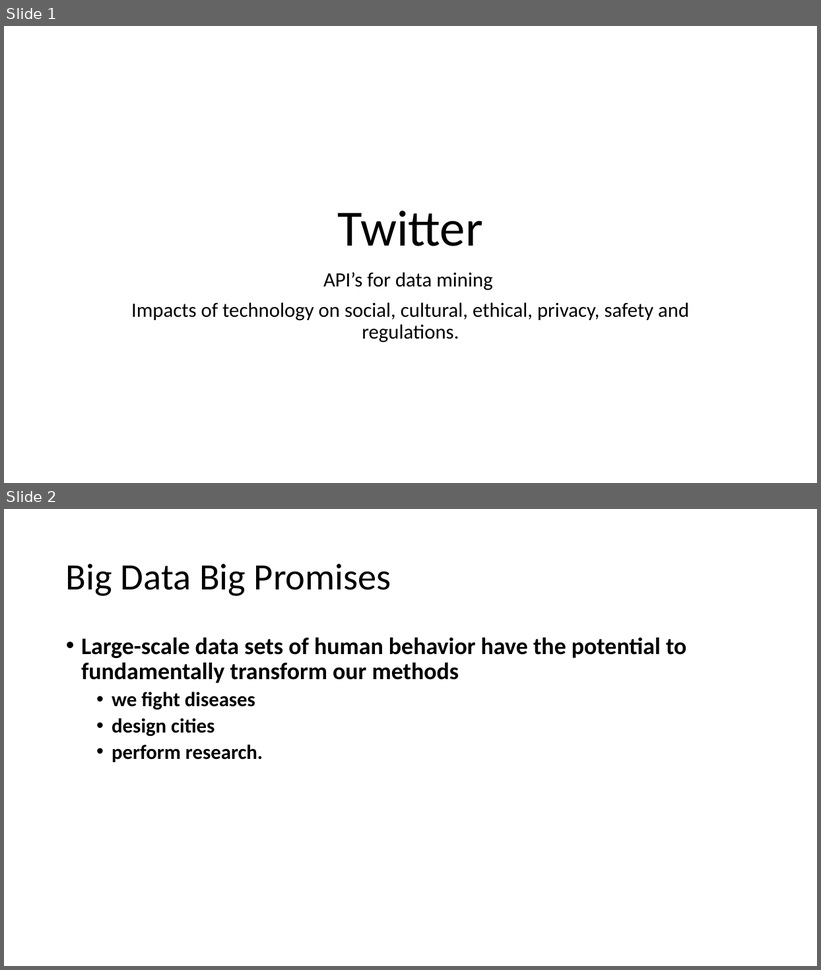
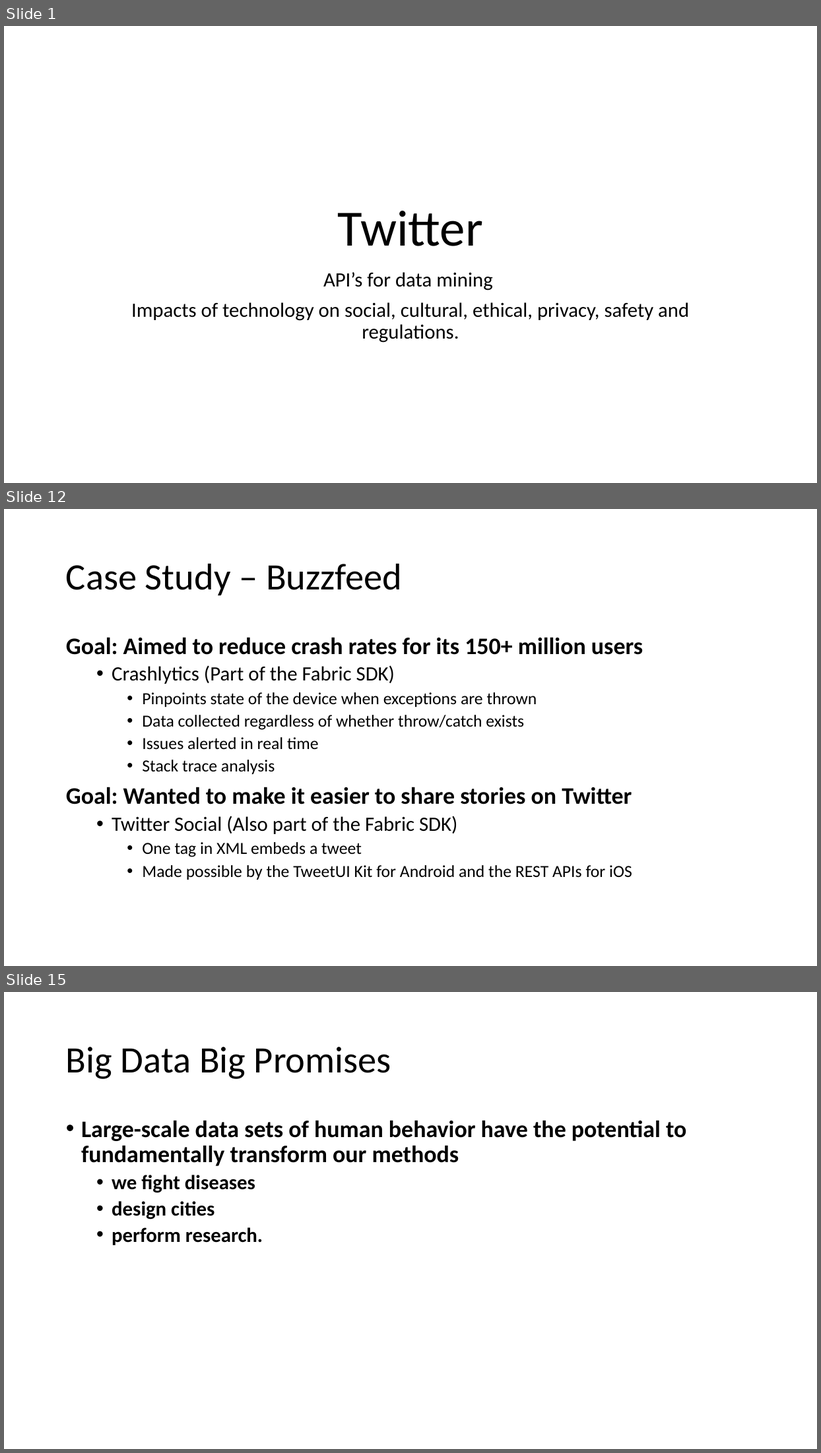
Before and after one commit to deniseygrace/COT-4935-Group-7-Project, a slide deck: Twitter.pptx. Shown one above the other, each under a label of ours: slides 1 and 2 before the commit, slides 1, 12 and 15 after it; the slides between them are not shown. The pictures are 821x970 and 821x1453 pixels, drawn with LibreOffice and Linux fonts; fonts in the diff are those of the drawing. Boxes give left, top, right and bottom in pixels: in the first picture for what was removed or moved away, otherwise in the second. Text is boxed around its words. In the diff, an @@ line names an element or a change of style, - is before the commit and + after.

```diff
--- a/Twitter.pptx
+++ b/Twitter.pptx
@@ slide 12 added at (x1=4, y1=509, x2=817, y2=966), background #FFFFFF @@
@@ title added at (x1=66, y1=563, x2=402, y2=595), 44 pt, text #000000 @@
+Case Study – Buzzfeed
@@ text added at (x1=66, y1=637, x2=643, y2=880), 20 pt, text #000000 @@
+Goal: Aimed to reduce crash rates for its 150+ million users
+  • Crashlytics (Part of the Fabric SDK)
+    • Pinpoints state of the device when exceptions are thrown
+    • Data collected regardless of whether throw/catch exists
+    • Issues alerted in real time
+    • Stack trace analysis
+Goal: Wanted to make it easier to share stories on Twitter
+  • Twitter Social (Also part of the Fabric SDK)
+    • One tag in XML embeds a tweet
+    • Made possible by the TweetUI Kit for Android and the REST APIs for iOS
@@ what was slide 2 is now slide 15 @@
```
Also in this commit, not shown: 2 slides changed, 12 other slides added.
